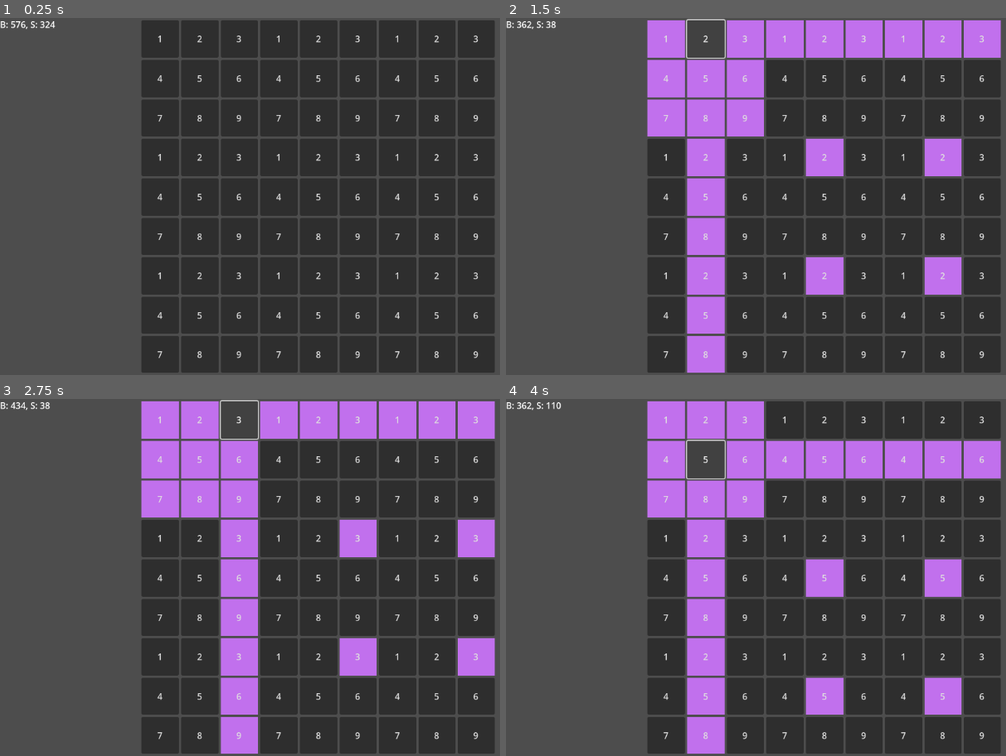
Above: before the commit, frames 1-4 (two rows, left to right).
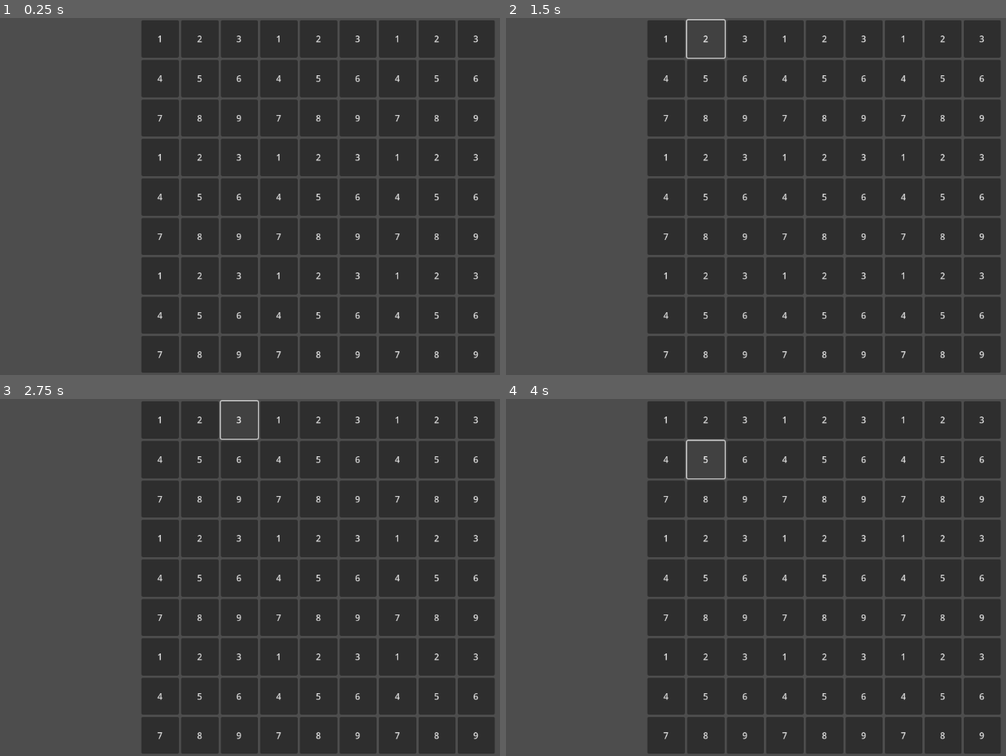
Above: after the commit, the same moments.

Repository: henbotb/Sudoku
Game: Godot game, scene res://Scenes/Game.tscn
Same seed, same stepped clock (60 frames per second), same inputs: the game is played once before the commit and once after it.
Inputs:
- Up to frame 1 (0.25 s): no input
- Up to frame 2 (1.5 s): click "1" at 0.5 s; click "2" at 1.25 s
- Up to frame 3 (2.75 s): click "3" at 2 s
- Up to frame 4 (4 s): click "4" at 2.75 s; click "5" at 3.5 s

The runs differ from the first frame. In frame 1, 0.1% of the frame differs, in the area x 0-11%, y 0-4%; in frame 2, 19%; in frame 3, 19%; in frame 4, 19%, in the area x 0-100%, y 0-100%.

Commit message:
Updated settings to reflect changes in menu (color, highlighting options), config now stages properly

Diff:
--- a/Scenes/SettingsMenu.tscn
+++ b/Scenes/SettingsMenu.tscn
@@ -29,10 +29,9 @@
 [node name="TabContainer" type="TabContainer" parent="MarginContainer"]
 layout_mode = 2
 theme = ExtResource("1_8uw7q")
-current_tab = 1
+current_tab = 0
 
 [node name="Game Settings" type="VBoxContainer" parent="MarginContainer/TabContainer"]
-visible = false
 layout_mode = 2
 metadata/_tab_index = 0
 
@@ -41,10 +40,8 @@
 size_flags_vertical = 3
 text = "Highlight house when cell is selected"
 
-[node name="OptionButton" type="OptionButton" parent="MarginContainer/TabContainer/Game Settings"]
-layout_mode = 2
-
 [node name="Board Settings" type="VBoxContainer" parent="MarginContainer/TabContainer"]
+visible = false
 layout_mode = 2
 metadata/_tab_index = 1
 
--- a/Scenes/settings_menu.gd
+++ b/Scenes/settings_menu.gd
@@ -10,9 +10,7 @@
 @onready var highlight_same_value: CheckBox = $"MarginContainer/TabContainer/Board Settings/CheckBox3"
 @onready var highlight_candidates: CheckBox = $"MarginContainer/TabContainer/Board Settings/CheckBox4"
 
-# Called when the node enters the scene tree for the first time.
-func _ready() -> void:
-
+func stylize_color_picker():
 	var color_picker = color_picker_button.get_picker()
 	color_picker.sampler_visible = false
 	color_picker.color_modes_visible = false
@@ -20,18 +18,20 @@
 	color_picker.hex_visible = false
 	color_picker.presets_visible = false
 
-	if config.load("user://game_settings.cfg") != OK:
-		save_settings()
+# Called when the node enters the scene tree for the first time.
+func _ready() -> void:
+
+	stylize_color_picker()
 
 	load_settings()
 	save_settings()
 
-	config.save("user://game_settings.cfg")
-
 	pass # Replace with function body.
 
 func load_settings():
-	print("Attempting to load settings")
+
+	if config.load("user://game_settings.cfg") != OK:
+		save_settings()
 
 	highlight_houses.button_pressed = config.get_value("board_settings", "highlight_houses")
 	highlight_orthogonal.button_pressed = config.get_value("board_settings", "highlight_orthogonal")
@@ -47,8 +47,9 @@
 	config.set_value("board_settings", "highlight_same_value", highlight_same_value.button_pressed)
 	config.set_value("board_settings", "highlight_candidates", highlight_candidates.button_pressed)
 	config.set_value("board_settings", "highlight_color", color_picker_button.color)
+	config.save("user://game_settings.cfg")
 
 func update_game_settings():
-	print("Updating game settings")
-	print("Color:", config.get_value("board_settings", "highlight_color"))
-	SELECTED.get_stylebox("Button", "").bg_color = config.get_value("board_settings", "highlight_color")
+
+
+	SELECTED.get_stylebox('normal', 'Button').bg_color = config.get_value("board_settings", "highlight_color")
--- a/Scripts/game.gd
+++ b/Scripts/game.gd
@@ -12,18 +12,13 @@
 func _ready() -> void:
 	pass # Replace with function body.
 
-
-# Called every frame. 'delta' is the elapsed time since the previous frame.
-func _process(delta: float) -> void:
-	label.text = puzzle.get_cell_location()
-
 func _input(ev):
 	if Input.is_action_just_pressed("Settings"):
-		if settings_currently_displayed:
-			settings_menu.save_settings()
-			settings_menu.update_game_settings()
-
 		color_rect.visible = not settings_currently_displayed
 		settings_menu.visible = not settings_currently_displayed
 		puzzle.set_process_input(not settings_currently_displayed)
 		settings_currently_displayed = not settings_currently_displayed
+
+		settings_menu.save_settings()
+		settings_menu.update_game_settings()
+		puzzle.update()
--- a/Scripts/sudoku_procedural.gd
+++ b/Scripts/sudoku_procedural.gd
@@ -78,15 +78,15 @@
 	selected_cell.theme = SELECTED
 
 	# house
-	if config.get_value("board_settings", "highlight_houses") or 1:
+	if config.get_value("board_settings", "highlight_houses"):
 		highlight_house(selected_cell.get_parent())
 
 	# row / column
-	if config.get_value("board_settings", "highlight_orthogonal") or 1:
+	if config.get_value("board_settings", "highlight_orthogonal"):
 		highlight_orthogonal(selected_cell.get_parent().get_index(), selected_cell.get_index())
 
 	# same number
-	if config.get_value("board_settings", "highlight_same_value") or 1:
+	if config.get_value("board_settings", "highlight_same_value"):
 		highlight_same_value(int(selected_cell.text))
 
 	# candidates
@@ -140,7 +140,6 @@
 	selected_cell = cell
 	highlight_similar()
 
-	print("Big index: %d Small index: %d Value: %s" % [big_ndx, small_ndx, cell.text])
-
-func get_cell_location() -> String:
-	return ("B: %d, S: %d" % [get_global_mouse_position().x, get_global_mouse_position().y])
+func update():
+	if config.load("user://game_settings.cfg") != OK:
+		printerr("User didn't have a game_settings file")
